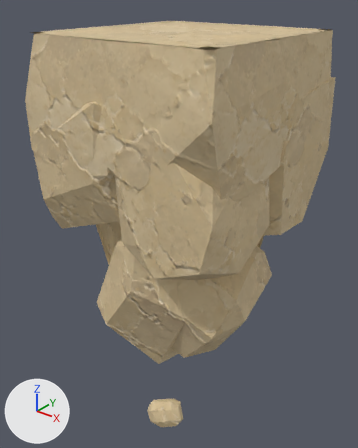
A saved change to the glTF model assets/custom/models/ground_modules/ground_bottom_square_island_01.glb.
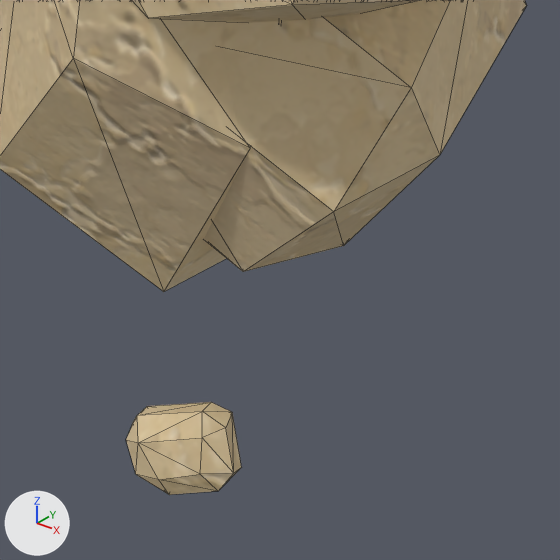
There are two pictures of each version: one whole from a 50 mm camera at (2.01, -1.44, 1.2) aimed at (0.48, 0.48, 0.01), one close up on the part from 30% to 79% of the width and 61% to 100% of the height. Every picture has the same lights, and +X, +Y and +Z are marked at lower left. The older version's two pictures come first. The close-ups show mesh edges as thin lines. Vertices at exactly the same position are counted once.

The older version as bpy lines, for what is in view:
```python
ob_groundbottomsquareisland01_body = bpy.data.objects.new('GroundBottomSquareIsland01_Body', me_groundbottomsquareisland01_bodyshouldermesh)
ob_groundbottomsquareisland01_body.location = (0.0, 0.0, 0.0)
```
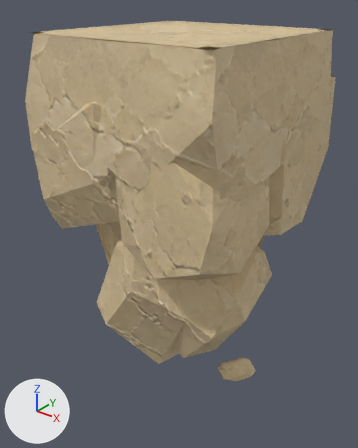
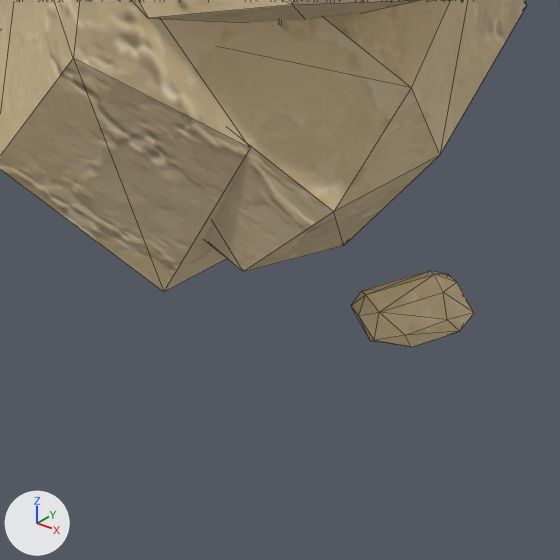
Changed parts and their boxes [x1, y1, x2, y2] in the close-ups (560 x 560 px; the box of a moved part takes in the faces that stretch with it):
'GroundBottomSquareIsland01_Body', reshaped: before [0, 0, 527, 495]; after [0, 0, 527, 347]
part 1 of me_groundbottomsquareisland01_bodyshouldermesh, moved or reshaped: before [126, 402, 241, 495]; after [351, 271, 474, 347]

What changed in the scene script:
```text
Change me_groundbottomsquareisland01_bodyshouldermesh:
    remove me_groundbottomsquareisland01_bodyshouldermesh.from_pydata(...)  # 1590 vertices, 2847 faces; spans x -0.04..1.04, y -0.04..1.04, z -0.91..1.0
    add me_groundbottomsquareisland01_bodyshouldermesh.from_pydata(...)  # 1590 vertices, 2847 faces; spans x -0.04..1.04, y -0.04..1.04, z -0.96..1.0
    me_groundbottomsquareisland01_bodyshouldermesh part 1
    me_groundbottomsquareisland01_bodyshouldermesh.vertices[1440].co: (0.76, -0.03, -0.9) -> (0.86, 0.55, -0.95)  # pixel (169, 494) -> pixel (411, 347)
    me_groundbottomsquareisland01_bodyshouldermesh.vertices[1441].co: (0.69, -0.01, -0.91) -> (0.79, 0.52, -0.96)  # not seen -> pixel (370, 340)
    me_groundbottomsquareisland01_bodyshouldermesh.vertices[1442].co: (0.75, -0.01, -0.91) -> (0.84, 0.56, -0.96)  # not seen -> pixel (404, 345)
    me_groundbottomsquareisland01_bodyshouldermesh.vertices[1443].co: (0.81, 0.03, -0.89) -> (0.88, 0.63, -0.95)
    me_groundbottomsquareisland01_bodyshouldermesh.vertices[1444].co: (0.84, 0.01, -0.87) -> (0.92, 0.63, -0.93)  # pixel (218, 491) -> pixel (459, 331)
    me_groundbottomsquareisland01_bodyshouldermesh.vertices[1445].co: (0.75, -0.04, -0.86) -> (0.85, 0.54, -0.92)  # pixel (158, 479) -> pixel (405, 335)
    me_groundbottomsquareisland01_bodyshouldermesh.vertices[1446].co: (0.7, -0.04, -0.89) -> (0.8, 0.51, -0.94)  # pixel (135, 474) -> pixel (374, 340)
    me_groundbottomsquareisland01_bodyshouldermesh.vertices[1447].co: (0.67, -0.03, -0.83) -> (0.77, 0.51, -0.9)  # pixel (125, 439) -> pixel (358, 315)
    me_groundbottomsquareisland01_bodyshouldermesh.vertices[1448].co: (0.66, 0.0, -0.83) -> (0.74, 0.53, -0.91)  # pixel (133, 422) -> pixel (350, 305)
    me_groundbottomsquareisland01_bodyshouldermesh.vertices[1449].co: (0.69, 0.02, -0.83) -> (0.76, 0.56, -0.91)
    me_groundbottomsquareisland01_bodyshouldermesh.vertices[1450].co: (0.73, 0.02, -0.88) -> (0.81, 0.58, -0.95)
    me_groundbottomsquareisland01_bodyshouldermesh.vertices[1451].co: (0.79, 0.04, -0.86) -> (0.85, 0.63, -0.93)
    me_groundbottomsquareisland01_bodyshouldermesh.vertices[1452].co: (0.85, 0.05, -0.84) -> (0.91, 0.67, -0.92)  # pixel (241, 467) -> not seen
    me_groundbottomsquareisland01_bodyshouldermesh.vertices[1453].co: (0.86, 0.02, -0.82) -> (0.93, 0.66, -0.9)  # pixel (233, 473) -> pixel (474, 312)
    me_groundbottomsquareisland01_bodyshouldermesh.vertices[1454].co: (0.81, -0.01, -0.83) -> (0.9, 0.61, -0.9)  # pixel (200, 474) -> pixel (447, 319)
    me_groundbottomsquareisland01_bodyshouldermesh.vertices[1455].co: (0.7, -0.04, -0.81) -> (0.8, 0.53, -0.88)  # pixel (138, 442) -> pixel (379, 312)
    me_groundbottomsquareisland01_bodyshouldermesh.vertices[1456].co: (0.68, -0.01, -0.79) -> (0.76, 0.54, -0.87)  # pixel (137, 415) -> pixel (365, 294)
    me_groundbottomsquareisland01_bodyshouldermesh.vertices[1457].co: (0.67, 0.02, -0.8) -> (0.74, 0.56, -0.89)  # pixel (147, 406) -> pixel (361, 290)
    me_groundbottomsquareisland01_bodyshouldermesh.vertices[1458].co: (0.77, 0.06, -0.79) -> (0.82, 0.65, -0.88)
    me_groundbottomsquareisland01_bodyshouldermesh.vertices[1459].co: (0.81, 0.07, -0.77) -> (0.85, 0.68, -0.87)  # pixel (232, 412) -> pixel (448, 274)
    me_groundbottomsquareisland01_bodyshouldermesh.vertices[1460].co: (0.83, 0.04, -0.76) -> (0.88, 0.66, -0.86)  # pixel (225, 427) -> pixel (456, 282)
    me_groundbottomsquareisland01_bodyshouldermesh.vertices[1461].co: (0.8, 0.01, -0.77) -> (0.88, 0.62, -0.86)  # pixel (202, 437) -> pixel (443, 292)
    me_groundbottomsquareisland01_bodyshouldermesh.vertices[1462].co: (0.79, 0.02, -0.74) -> (0.85, 0.64, -0.84)  # pixel (202, 411) -> pixel (434, 274)
    me_groundbottomsquareisland01_bodyshouldermesh.vertices[1463].co: (0.78, 0.06, -0.75) -> (0.83, 0.66, -0.86)  # pixel (211, 402) -> pixel (429, 270)
```
